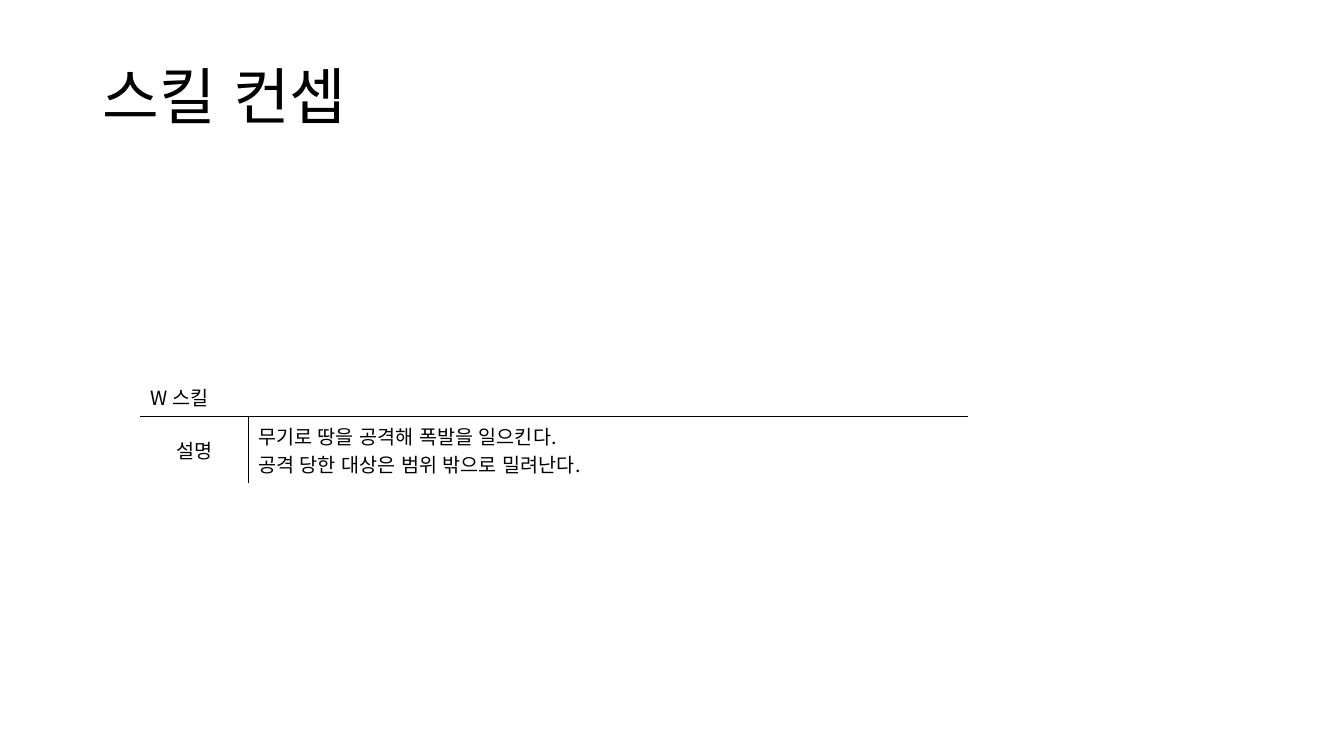
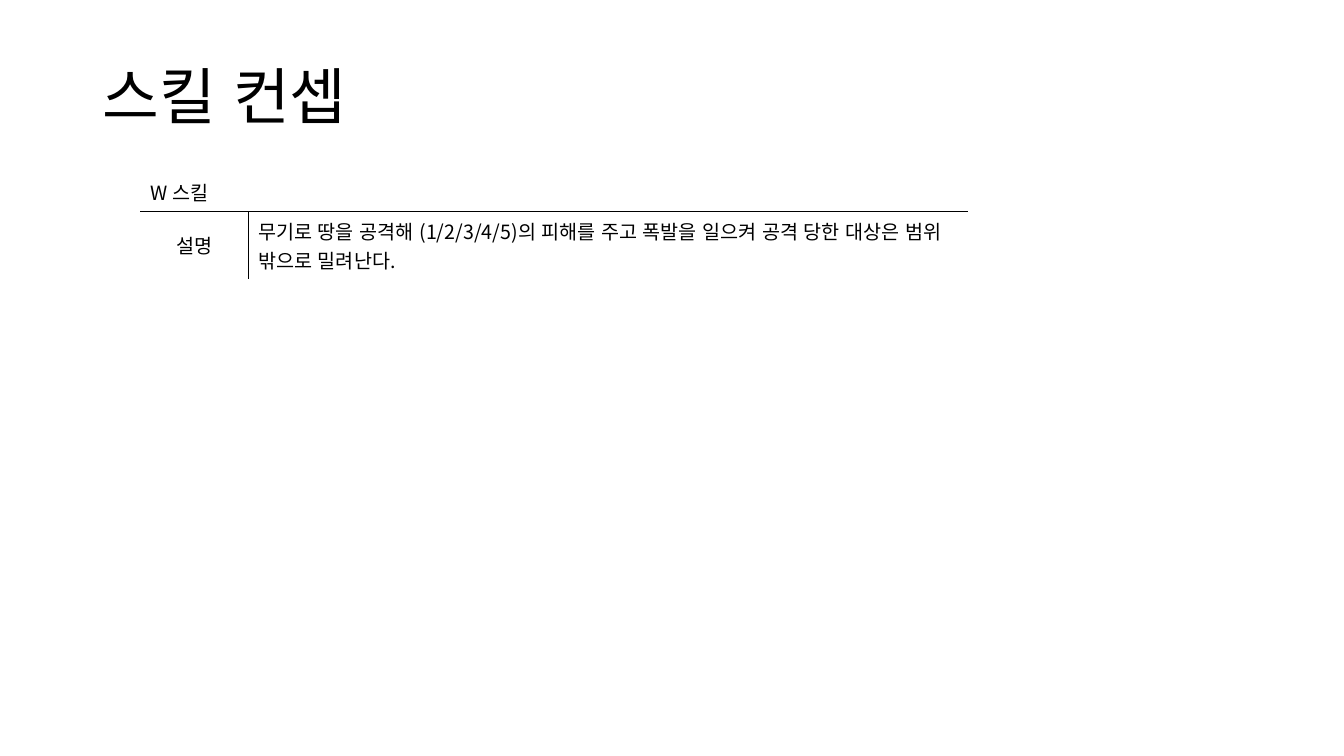
Before and after one commit to yjk0401/unityenginebasic_9th, a slide deck: slide 7 of 기획/이터널 리턴/이터널 리턴 신규 실험체 기획서.pptx. Drawn at 1344x756 pixels with LibreOffice and Linux fonts; fonts in the diff are those of the drawing. Boxes give left, top, right and bottom in pixels: in the first picture for what was removed or moved away, otherwise in the second. Text is boxed around its words. In the diff, an @@ line names an element or a change of style, - is before the commit and + after.

```diff
--- a/기획/이터널 리턴/이터널 리턴 신규 실험체 기획서.pptx
+++ b/기획/이터널 리턴/이터널 리턴 신규 실험체 기획서.pptx
@@ table at box(140, 173, 968, 274) @@
-row 2, column 2: 무기로 땅을 공격해 폭발을 일으킨다. / 공격 당한 대상은 범위 밖으로 밀려난다.
+row 2, column 2: 무기로 땅을 공격해 (1/2/3/4/5)의 피해를 주고 폭발을 일으켜 공격 당한 대상은 범위 밖으로 밀려난다.
@@ table: place and size @@
-table at box(140, 377, 968, 478)
+table at box(140, 173, 968, 274)
```
Also in this commit, not shown: 2 other slides changed, 1 slide added, 1 slide removed, 2 other files.
